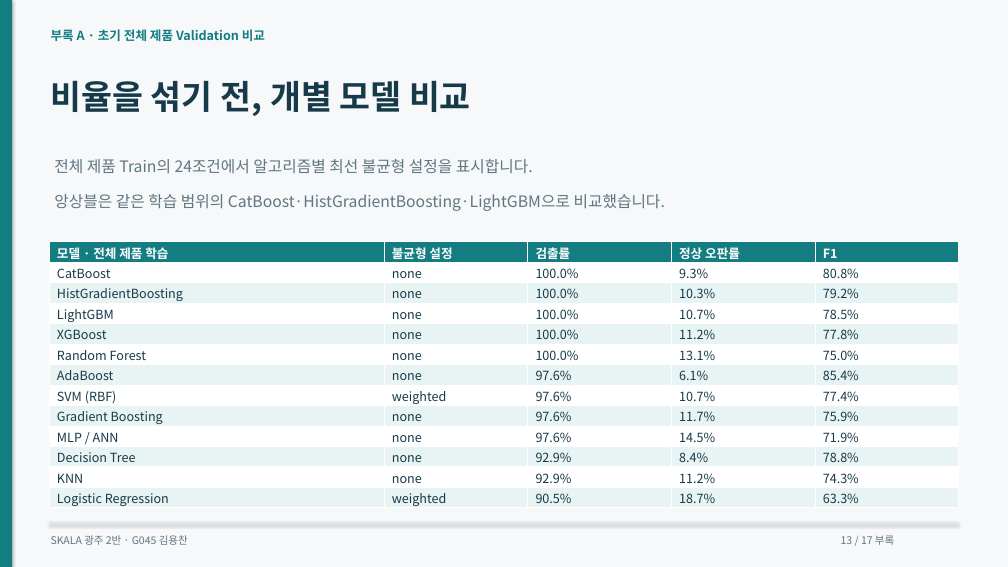
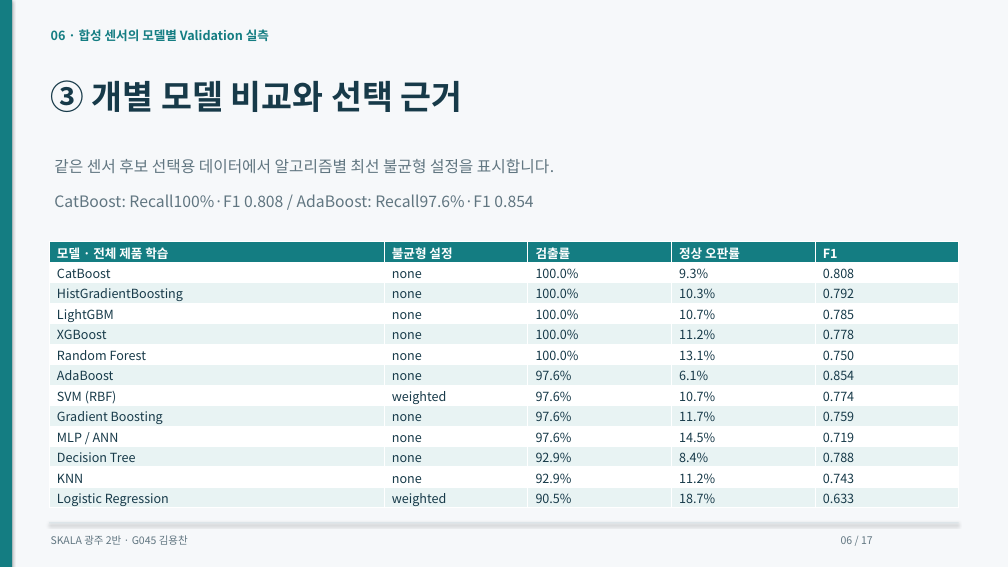
Before and after one commit to dragonchan95/Semiconductor-AI-Agent, a slide deck: slide 6 of docs/G045_Semiconductor_Agent.pptx (slide 13 before the commit). Drawn at 1008x567 pixels with LibreOffice and Linux fonts; fonts in the diff are those of the drawing. Boxes give left, top, right and bottom in pixels: in the first picture for what was removed or moved away, otherwise in the second. Text is boxed around its words. In the diff, an @@ line names an element or a change of style, - is before the commit and + after.

```diff
--- a/docs/G045_Semiconductor_Agent.pptx
+++ b/docs/G045_Semiconductor_Agent.pptx
@@ text at (x1=51, y1=29, x2=269, y2=41): text changed @@
-부록 A · 초기 전체 제품 Validation 비교
+06 · 합성 센서의 모델별 Validation 실측
@@ text at (x1=51, y1=80, x2=463, y2=112): text changed @@
-비율을 섞기 전, 개별 모델 비교
+③ 개별 모델 비교와 선택 근거
@@ text at (x1=54, y1=159, x2=554, y2=173): text changed @@
-전체 제품 Train의 24조건에서 알고리즘별 최선 불균형 설정을 표시합니다.
+같은 센서 후보 선택용 데이터에서 알고리즘별 최선 불균형 설정을 표시합니다.
@@ text at (x1=54, y1=194, x2=533, y2=207): text changed @@
-앙상블은 같은 학습 범위의 CatBoost·HistGradientBoosting·LightGBM으로 비교했습니다.
+CatBoost: Recall100%·F1 0.808 / AdaBoost: Recall97.6%·F1 0.854
@@ table at (x1=49, y1=242, x2=959, y2=510) @@
-row 2, column 5: 80.8%
+row 2, column 5: 0.808
-row 3, column 5: 79.2%
+row 3, column 5: 0.792
-row 4, column 5: 78.5%
+row 4, column 5: 0.785
-row 5, column 5: 77.8%
+row 5, column 5: 0.778
-row 6, column 5: 75.0%
+row 6, column 5: 0.750
-row 7, column 5: 85.4%
+row 7, column 5: 0.854
-row 8, column 5: 77.4%
+row 8, column 5: 0.774
-row 9, column 5: 75.9%
+row 9, column 5: 0.759
-row 10, column 5: 71.9%
+row 10, column 5: 0.719
-row 11, column 5: 78.8%
+row 11, column 5: 0.788
-row 12, column 5: 74.3%
+row 12, column 5: 0.743
-row 13, column 5: 63.3%
+row 13, column 5: 0.633
@@ text at (x1=841, y1=536, x2=873, y2=544): text changed @@
-13 / 17 부록
+06 / 17
```
Also in this commit, not shown: 13 other slides changed, 1 slide added, 1 slide removed, 15 other files.
